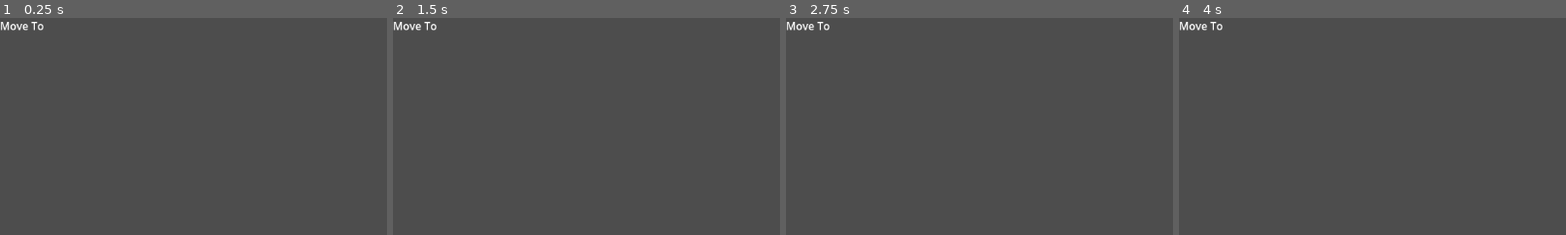
Above: before the commit, frames 1-4 (left to right).
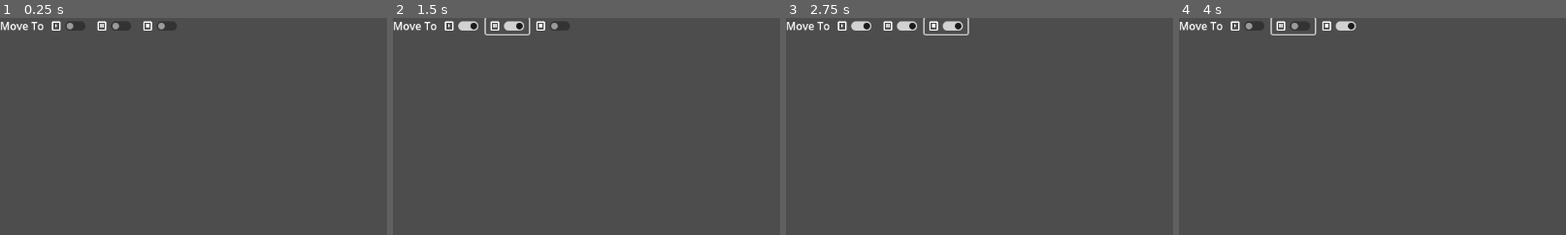
Above: after the commit, the same moments.

Repository: tefla/SpecialCirumstances
Game: Godot game, scene res://Tasks/Editor/TaskEditor/TaskEditor.tscn
Same seed, same stepped clock (60 frames per second), same inputs: the game is played once before the commit and once after it. This scene is started directly instead of the project's main scene.
Inputs (mouse positions are % of the whole screen's width and height, from its top left):
- Up to frame 1 (0.25 s): no input
- Up to frame 2 (1.5 s): click (9, 2) at 0.52 s; click (15, 2) at 1.27 s
- Up to frame 3 (2.75 s): click (21, 2) at 2.02 s
- Up to frame 4 (4 s): click (9, 2) at 2.77 s; click (15, 2) at 3.52 s
The pictures show only the part of the screen within x 0-50%, y 0-50%; the shares and areas given below are measured in that part.

The runs differ from the first frame. In frame 1, 0.7% of the frame differs, in the area x 13-46%, y 1-6%; in frame 2, 1.0%; in frame 3, 1.0%, in the area x 13-48%, y 0-9%; in frame 4, 1.0%.

Commit message:
Init Commit

Diff:
--- a/Tasks/Do.tres
+++ b/Tasks/Definitions/Do.tres
@@ -1,7 +1,7 @@
 [gd_resource type="Resource" script_class="Do" load_steps=3 format=3 uid="uid://d023pmap6p05r"]
 
 [ext_resource type="Script" path="res://Tasks/Task.gd" id="1_lon7i"]
-[ext_resource type="Script" path="res://Tasks/Do.gd" id="2_lt0eo"]
+[ext_resource type="Script" path="res://Tasks/Definitions/Do.gd" id="2_lt0eo"]
 
 [resource]
 script = ExtResource("2_lt0eo")
--- /dev/null
+++ b/Tasks/Definitions/FindNearest.gd
@@ -0,0 +1,5 @@
+extends Task
+class_name FindNearest
+
+func _exec():
+	pass
--- /dev/null
+++ b/Tasks/Definitions/FindNearest.tres
@@ -0,0 +1,13 @@
+[gd_resource type="Resource" script_class="FindNearest" load_steps=5 format=3 uid="uid://dqu2v6s1dmiv"]
+
+[ext_resource type="Script" path="res://Tasks/Task.gd" id="1_spnxt"]
+[ext_resource type="Script" path="res://Tasks/TaskProperty.gd" id="2_otb0t"]
+[ext_resource type="Script" path="res://Tasks/Definitions/FindNearest.gd" id="3_61t3f"]
+[ext_resource type="Resource" uid="uid://bnghvhmfdmyxb" path="res://Tasks/Definitions/Props/EntityTypeProp.tres" id="3_rvsop"]
+
+[resource]
+script = ExtResource("3_61t3f")
+name = "Find Nearest"
+properties = Array[ExtResource("2_otb0t")]([ExtResource("3_rvsop")])
+canHaveChildren = false
+children = Array[ExtResource("1_spnxt")]([])
--- /dev/null
+++ b/Tasks/Definitions/MoveTo.tres
@@ -0,0 +1,13 @@
+[gd_resource type="Resource" script_class="MoveTo" load_steps=5 format=3 uid="uid://buy3x7tr70j0y"]
+
+[ext_resource type="Script" path="res://Tasks/Task.gd" id="1_1eaia"]
+[ext_resource type="Script" path="res://Tasks/TaskProperty.gd" id="2_wu50x"]
+[ext_resource type="Resource" uid="uid://bnghvhmfdmyxb" path="res://Tasks/Definitions/Props/EntityTypeProp.tres" id="3_6xrmv"]
+[ext_resource type="Script" path="res://Tasks/Definitions/MoveTo.gd" id="3_u77hd"]
+
+[resource]
+script = ExtResource("3_u77hd")
+name = "Move To"
+properties = Array[ExtResource("2_wu50x")]([ExtResource("3_6xrmv")])
+canHaveChildren = false
+children = Array[ExtResource("1_1eaia")]([])
--- /dev/null
+++ b/Tasks/Definitions/Props/Editors/EntityType.tscn
@@ -0,0 +1,24 @@
+[gd_scene load_steps=4 format=3 uid="uid://y2yj1vfwp4bt"]
+
+[ext_resource type="Texture2D" uid="uid://n5ugt708d7kc" path="res://Assets/Icons/tile_0265.png" id="1_l3eus"]
+[ext_resource type="Texture2D" uid="uid://dydqxe4lfmuwf" path="res://Assets/Icons/tile_0266.png" id="2_8e4ew"]
+[ext_resource type="Texture2D" uid="uid://b5xj32t5w8tql" path="res://Assets/Icons/tile_0267.png" id="3_2iuou"]
+
+[node name="EntityType" type="HBoxContainer"]
+anchors_preset = 15
+anchor_right = 1.0
+anchor_bottom = 1.0
+grow_horizontal = 2
+grow_vertical = 2
+
+[node name="Tree" type="CheckButton" parent="."]
+layout_mode = 2
+icon = ExtResource("1_l3eus")
+
+[node name="Unit" type="CheckButton" parent="."]
+layout_mode = 2
+icon = ExtResource("2_8e4ew")
+
+[node name="Hippy" type="CheckButton" parent="."]
+layout_mode = 2
+icon = ExtResource("3_2iuou")
--- /dev/null
+++ b/Tasks/Definitions/Props/EntityTypeProp.gd
@@ -0,0 +1,2 @@
+extends TaskProperty
+class_name EntityTypeProp
--- /dev/null
+++ b/Tasks/Definitions/Props/EntityTypeProp.tres
@@ -0,0 +1,9 @@
+[gd_resource type="Resource" script_class="EntityTypeProp" load_steps=3 format=3 uid="uid://bnghvhmfdmyxb"]
+
+[ext_resource type="PackedScene" uid="uid://y2yj1vfwp4bt" path="res://Tasks/Definitions/Props/Editors/EntityType.tscn" id="1_5faxw"]
+[ext_resource type="Script" path="res://Tasks/Definitions/Props/EntityTypeProp.gd" id="2_hadgp"]
+
+[resource]
+script = ExtResource("2_hadgp")
+name = "Entity Type Prop"
+editor = ExtResource("1_5faxw")
--- /dev/null
+++ b/Tasks/Definitions/Props/PositionProp.gd
@@ -0,0 +1,7 @@
+extends TaskProperty
+class_name PositionProp
+
+var pos: Vector2 = Vector2.ZERO
+
+func get_value():
+	return pos
--- /dev/null
+++ b/Tasks/Definitions/Props/PositionProp.tres
@@ -0,0 +1,8 @@
+[gd_resource type="Resource" script_class="TaskProperty" load_steps=2 format=3 uid="uid://di35wpua05tov"]
+
+[ext_resource type="Script" path="res://Tasks/TaskProperty.gd" id="1_2m8vi"]
+
+[resource]
+script = ExtResource("1_2m8vi")
+name = "Position"
+type = "Vector2"
--- a/Tasks/Editor/ProgramEditor.tscn
+++ b/Tasks/Editor/ProgramEditor.tscn
@@ -1,8 +1,9 @@
-[gd_scene load_steps=5 format=3 uid="uid://dsf5esydys6aq"]
+[gd_scene load_steps=6 format=3 uid="uid://dsf5esydys6aq"]
 
 [ext_resource type="Script" path="res://Tasks/Editor/PaletteItem.gd" id="1_c0ewk"]
-[ext_resource type="Resource" uid="uid://buy3x7tr70j0y" path="res://Tasks/MoveTo.tres" id="2_2td6i"]
-[ext_resource type="Resource" uid="uid://d023pmap6p05r" path="res://Tasks/Do.tres" id="3_3wbps"]
+[ext_resource type="Resource" uid="uid://buy3x7tr70j0y" path="res://Tasks/Definitions/MoveTo.tres" id="2_2td6i"]
+[ext_resource type="Resource" uid="uid://d023pmap6p05r" path="res://Tasks/Definitions/Do.tres" id="3_3wbps"]
+[ext_resource type="Resource" uid="uid://dqu2v6s1dmiv" path="res://Tasks/Definitions/FindNearest.tres" id="3_d1mpc"]
 [ext_resource type="Script" path="res://Tasks/Editor/ProgramEditor.gd" id="4_mkyr6"]
 
 [node name="ProgramEditor" type="VBoxContainer"]
@@ -26,6 +27,12 @@
 script = ExtResource("1_c0ewk")
 task = ExtResource("2_2td6i")
 
+[node name="FindNearest" type="Button" parent="MainPanel/Palette"]
+layout_mode = 2
+text = "Find Nearest"
+script = ExtResource("1_c0ewk")
+task = ExtResource("3_d1mpc")
+
 [node name="Do" type="Button" parent="MainPanel/Palette"]
 layout_mode = 2
 text = "Do"
--- a/Tasks/Editor/TaskEditor/TaskEditor.gd
+++ b/Tasks/Editor/TaskEditor/TaskEditor.gd
@@ -6,6 +6,9 @@
 
 func _ready() -> void:
 	$Header/Name.text = task.name
+	for prop in task.properties:
+		var newPropEditor = prop.editor.instantiate()
+		%Parameters.add_child(newPropEditor)
 	if task.canHaveChildren:
 		%Children.visible = true
 	else:
--- a/Tasks/Editor/TaskEditor/TaskEditor.tscn
+++ b/Tasks/Editor/TaskEditor/TaskEditor.tscn
@@ -1,7 +1,7 @@
 [gd_scene load_steps=4 format=3 uid="uid://bs6amnx2lvmbh"]
 
 [ext_resource type="Script" path="res://Tasks/Editor/TaskEditor/TaskEditor.gd" id="1_xe5rw"]
-[ext_resource type="Resource" uid="uid://buy3x7tr70j0y" path="res://Tasks/MoveTo.tres" id="2_l7ddv"]
+[ext_resource type="Resource" uid="uid://buy3x7tr70j0y" path="res://Tasks/Definitions/MoveTo.tres" id="2_l7ddv"]
 [ext_resource type="Script" path="res://Tasks/Editor/TaskEditor/ChildrenPanel.gd" id="3_ni5i8"]
 
 [node name="TaskEditor" type="VBoxContainer"]
@@ -19,7 +19,8 @@
 layout_mode = 2
 text = "Move To"
 
-[node name="Parameters" type="PanelContainer" parent="Header"]
+[node name="Parameters" type="HBoxContainer" parent="Header"]
+unique_name_in_owner = true
 layout_mode = 2
 
 [node name="PanelContainer" type="PanelContainer" parent="."]
@@ -31,6 +32,7 @@
 
 [node name="Children" type="VBoxContainer" parent="PanelContainer/MarginContainer"]
 unique_name_in_owner = true
+visible = false
 custom_minimum_size = Vector2(0, 20)
 layout_mode = 2
 script = ExtResource("3_ni5i8")
--- a/Tasks/MoveTo.tres
+++ /dev/null
@@ -1,10 +0,0 @@
-[gd_resource type="Resource" script_class="MoveTo" load_steps=3 format=3 uid="uid://buy3x7tr70j0y"]
-
-[ext_resource type="Script" path="res://Tasks/Task.gd" id="1_dagxv"]
-[ext_resource type="Script" path="res://Tasks/MoveTo.gd" id="2_y2q1u"]
-
-[resource]
-script = ExtResource("2_y2q1u")
-name = "Move To"
-canHaveChildren = false
-children = Array[ExtResource("1_dagxv")]([])
--- a/Tasks/Task.gd
+++ b/Tasks/Task.gd
@@ -3,7 +3,7 @@
 
 
 @export var name = "Base Task"
-
+@export var properties: Array[TaskProperty] = []
 
 #region Children
 @export var canHaveChildren: bool = false
--- /dev/null
+++ b/Tasks/TaskProperty.gd
@@ -0,0 +1,4 @@
+extends Resource
+class_name TaskProperty
+@export var name: String = "Base Task Property"
+@export var editor: PackedScene
Renamed: Tasks/Do.gd -> Tasks/Definitions/Do.gd
Renamed: Tasks/MoveTo.gd -> Tasks/Definitions/MoveTo.gd
